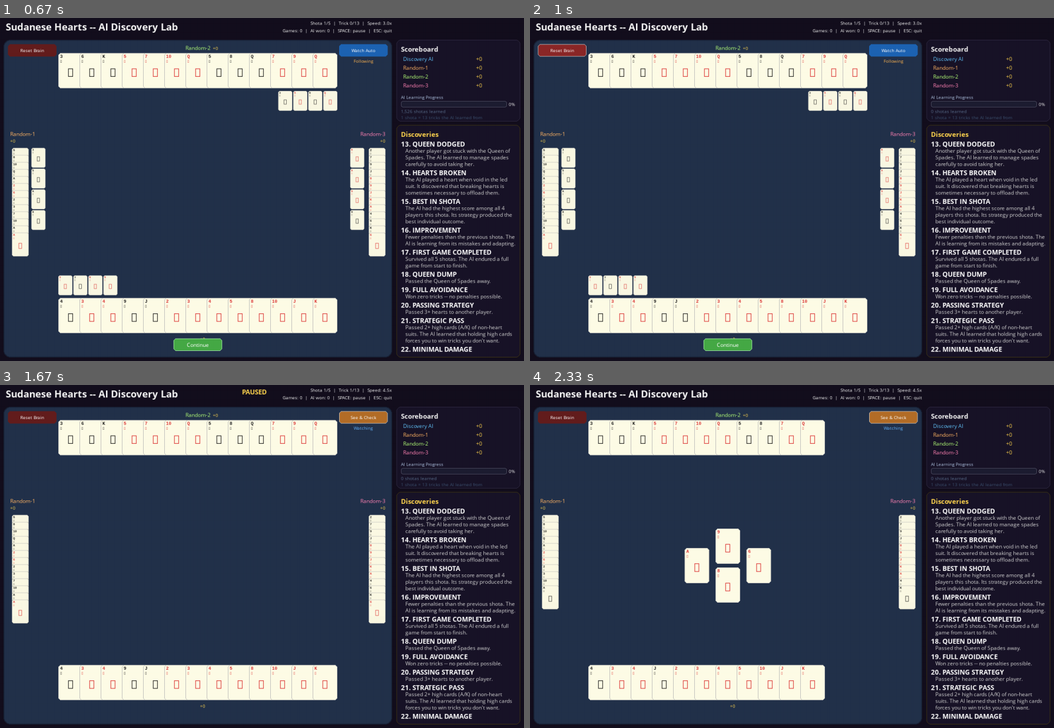
Above: before the commit, frames 1-4 (two rows, left to right).
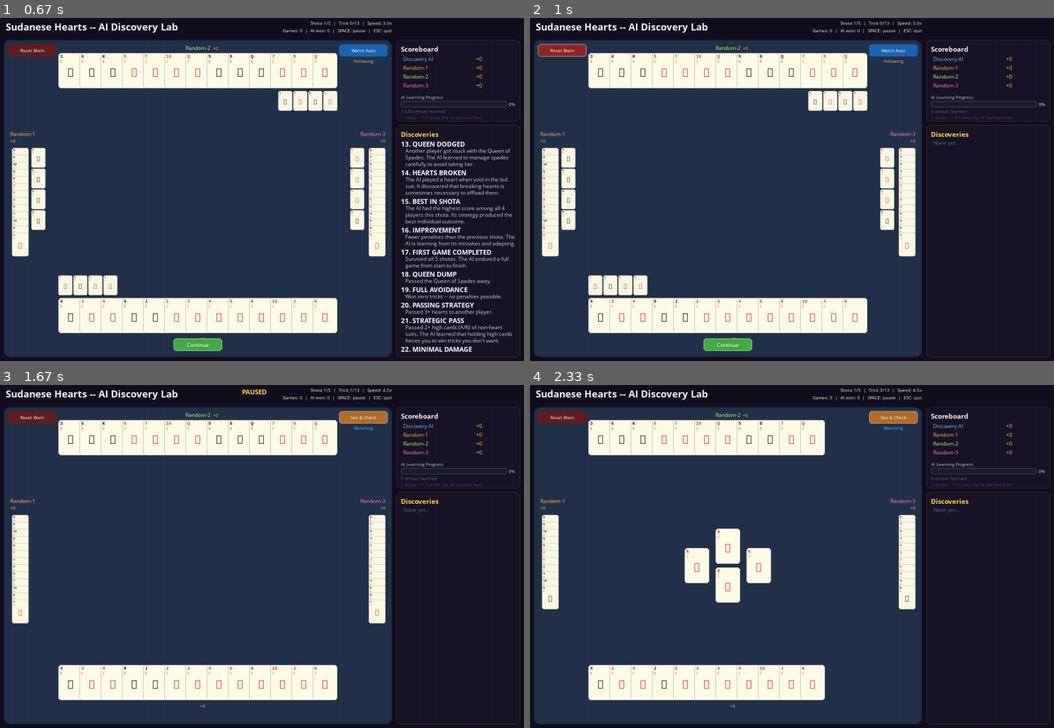
Above: after the commit, the same moments.

Repository: aamagzoub/engineering-intelligence
Game: pygame game, started from gui_hearts_discovery/main.py
Same seed, same stepped clock (60 frames per second), same inputs: the game is played once before the commit and once after it.
Inputs:
- Up to frame 1 (0.67 s): tap Enter at 0.33 s
- Up to frame 2 (1 s): click "Reset Brain" at 0.72 s
- Up to frame 3 (1.67 s): click "Watch Auto" at 1.05 s; hold Up from 1.33 s (still down); tap Space at 1.4 s
- Up to frame 4 (2.33 s): tap Space at 1.7, 1.9, 2.23 s; release Up at 1.8 s; hold Down 1.83-2.13 s; hold Up from 2.17 s (still down)

Frame 1 is identical in both runs. In frame 2, 3.5% of the frame differs, in the area x 76-99%, y 35-98%; in frame 3, 3.5%; in frame 4, 3.5%.

Commit message:
Fix reset brain to fully clear milestones from UI and disk

Diff:
--- a/gui_hearts_discovery/main.py
+++ b/gui_hearts_discovery/main.py
@@ -456,8 +456,9 @@
         self._win_history.clear()
         self._initial_win_rate = None
         self._milestones_achieved.clear()
-        self._milestone_announcement = None
+        self._milestones_list.clear()
         self._milestone_queue.clear()
+        self._save_model()
         self._log(f"  BRAIN RESET -- Q-tables cleared. Starting from zero.")
 
     def _check_milestones(self, collected, tricks_won, scores):
